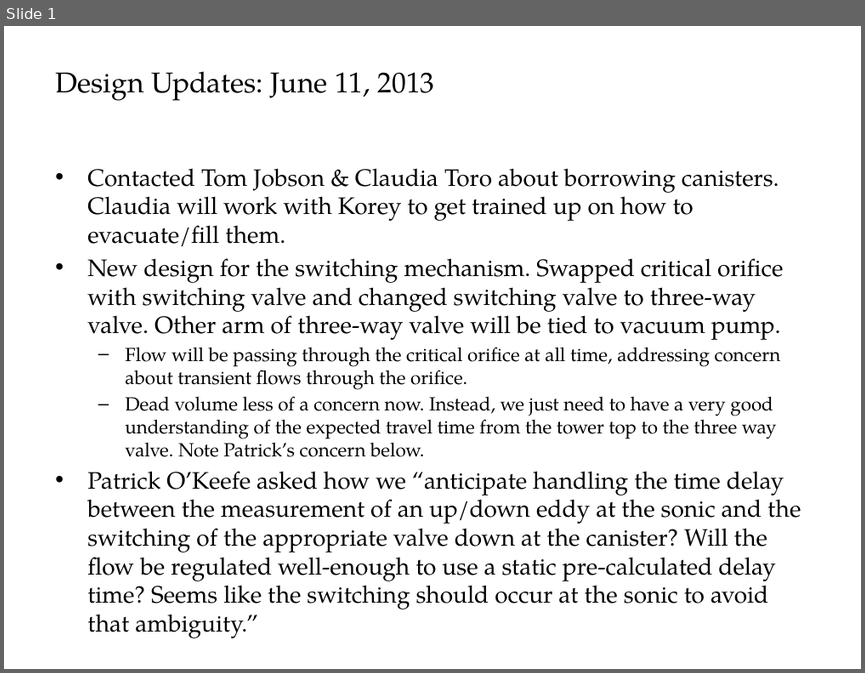
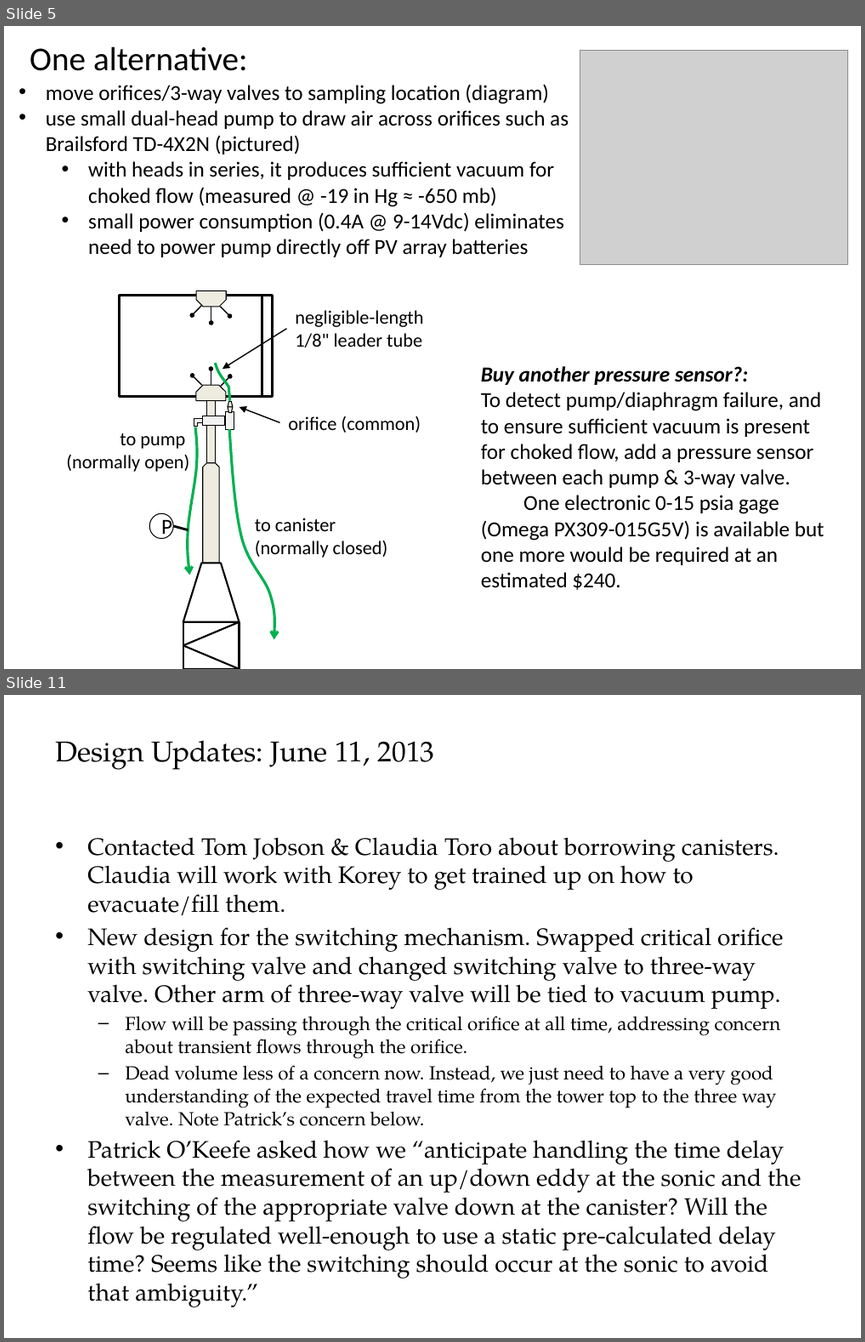
Before and after one commit to patricktokeeffe/smart-rea-sampler, a slide deck: doc/SamplingConfig.pptx. Shown one above the other, each under a label of ours: slide 1 before the commit, slides 5 and 11 after it; the slides between them are not shown. The pictures are 865x673 and 865x1342 pixels, drawn with LibreOffice and Linux fonts; fonts in the diff are those of the drawing; grey boxes stand for pictures. Boxes give left, top, right and bottom in pixels: in the first picture for what was removed or moved away, otherwise in the second. Text is boxed around its words. In the diff, an @@ line names an element or a change of style, - is before the commit and + after.

Commit message:
Revise system config presentation with research & revised config proposal
Current design results in high power consumption, mostly from pump
which flushes sample down tower to canisters/orifices/3-way valves.
Particular issues and revised proposal are added to the PowerPoint
presentation.

```diff
--- a/doc/SamplingConfig.pptx
+++ b/doc/SamplingConfig.pptx
@@ slide 5 added at (4,26,861,669), background #FFFFFF @@
@@ text added at (30,46,248,71), 28 pt, text #000000 @@
+One alternative:
@@ picture added at (579,51,847,265) @@
@@ text added at (46,84,568,257), 18 pt, text #000000 @@
+• move orifices/3-way valves to sampling location (diagram)
+• use small dual-head pump to draw air across orifices such as Brailsford TD-4X2N (pictured)
+  • with heads in series, it produces sufficient vacuum for choked flow (measured @ -19 in Hg ≈ -650 mb)
+  • small power consumption (0.4A @ 9-14Vdc) eliminates need to power pump directly off PV array batteries
@@ arrow added from (287, 329) to (222, 369), #000000 1 pt @@
@@ text added at (295,310,423,347), 16 pt, text #000000 @@
+negligible-length
+1/8" leader tube
@@ freeform shape added at (215,363,229,400), outline #00B050 2.25 pt @@
@@ text added at (481,366,824,590), 18 pt, text #000000 @@
+Buy another pressure sensor?:
+To detect pump/diaphragm failure, and to ensure sufficient vacuum is present for choked flow, add a pressure sensor between each pump & 3-way valve.
+One electronic 0-15 psia gage (Omega PX309-015G5V) is available but one more would be required at an estimated $240.
@@ trapezoid added at (228,402,233,408), fill #EEECE1, outline #000000 0.75 pt @@
@@ trapezoid added at (228,407,233,413), fill #EEECE1, outline #000000 0.75 pt @@
@@ arrow added from (280, 423) to (239, 407), #000000 1 pt @@
@@ text added at (66,433,189,471), 16 pt, text #000000 @@
+to pump
+(normally open)
@@ freeform shape added at (188,427,197,575), outline #00B050 2.25 pt @@
@@ corner added at (194,419,203,426), fill #F2F2F2, outline #000000 0.75 pt @@
@@ rectangle added at (203,416,225,425), fill #F2F2F2, outline #000000 0.75 pt @@
@@ rectangle added at (225,412,234,430), fill #F2F2F2, outline #000000 0.75 pt @@
@@ freeform shape added at (229,429,275,639), outline #00B050 2.25 pt @@
@@ text added at (288,416,420,432), 16 pt, text #000000 @@
+orifice (common)
@@ group added at (120,290,273,563): 6 arrows, 3 snip same rects, 2 rectangles, 1 line @@
@@ ellipse added at (149,514,174,539), outline #000000 0.75 pt, 18 pt, text #000000 @@
+P
@@ line added from (174, 526) to (188, 530), #000000 2 pt @@
@@ text added at (255,517,388,557), 16 pt, text #000000 @@
+to canister
+(normally closed)
@@ group added at (183,562,239,669): 2 lines, 1 trapezoid, 1 rectangle @@
@@ what was slide 1 is now slide 11 @@
```
Also in this commit, not shown: 5 slides changed, 6 other slides added.
